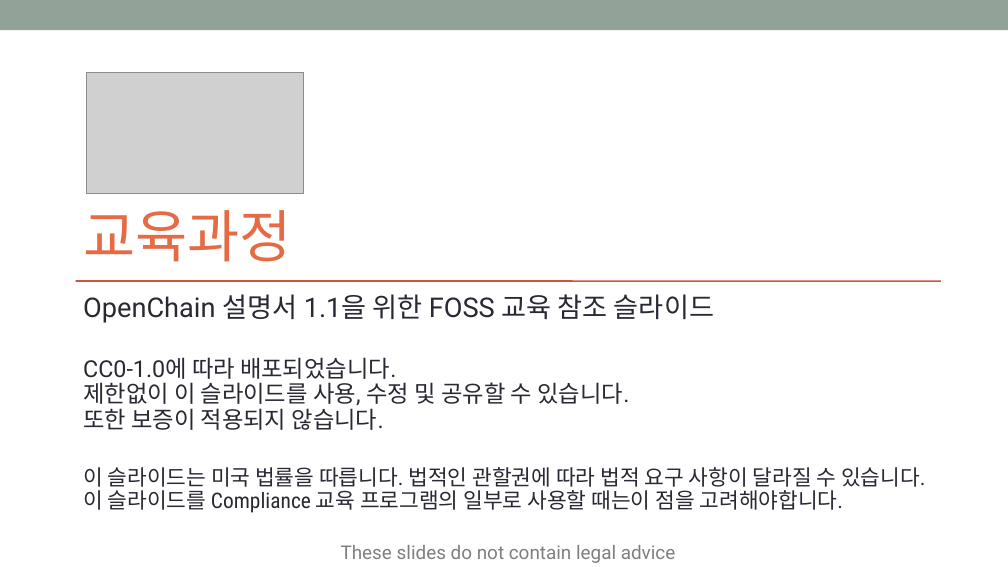
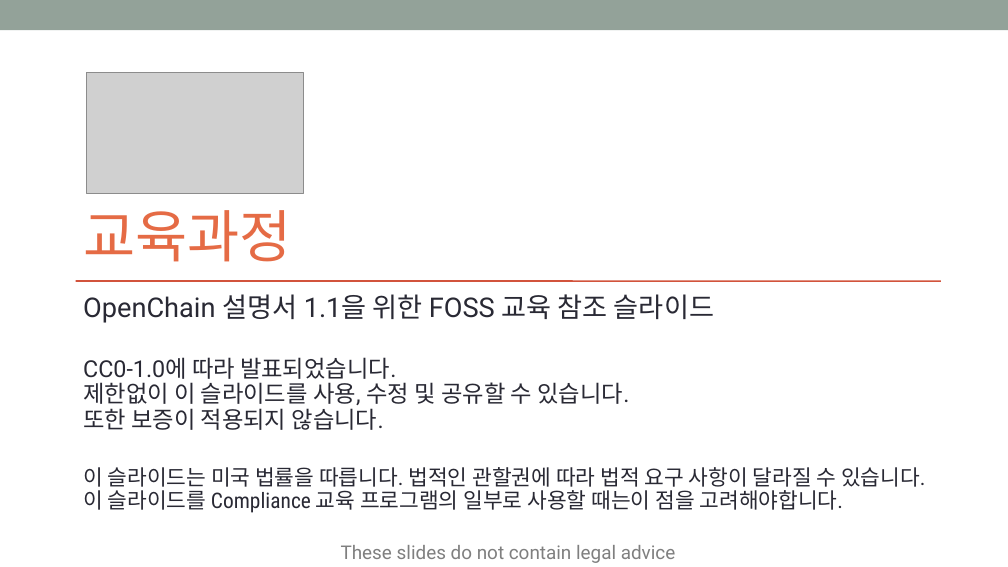
Before and after one commit to OpenChain-KWG/Curriculum-Translation-KR, a slide deck: slide 1 of target/slides/openchain-curriculum-for-1-1.pptx. Drawn at 1008x567 pixels with LibreOffice and Linux fonts; fonts in the diff are those of the drawing; grey boxes stand for pictures. Boxes give left, top, right and bottom in pixels: in the first picture for what was removed or moved away, otherwise in the second. Text is boxed around its words. In the diff, an @@ line names an element or a change of style, - is before the commit and + after.

```diff
--- a/target/slides/openchain-curriculum-for-1-1.pptx
+++ b/target/slides/openchain-curriculum-for-1-1.pptx
@@ subtitle at (83, 357, 629, 430): text changed @@
-CC0-1.0에 따라 배포되었습니다.
-제한없이 이 슬라이드를 사용, 수정 및 공유할 수 있습니다.
-또한 보증이 적용되지 않습니다.
+CC0-1.0에 따라 발표되었습니다.
+제한없이 이 슬라이드를 사용, 수정 및 공유할 수 있습니다.
+또한 보증이 적용되지 않습니다.
```
Also in this commit, not shown: 7 other slides changed, 7 other files.
